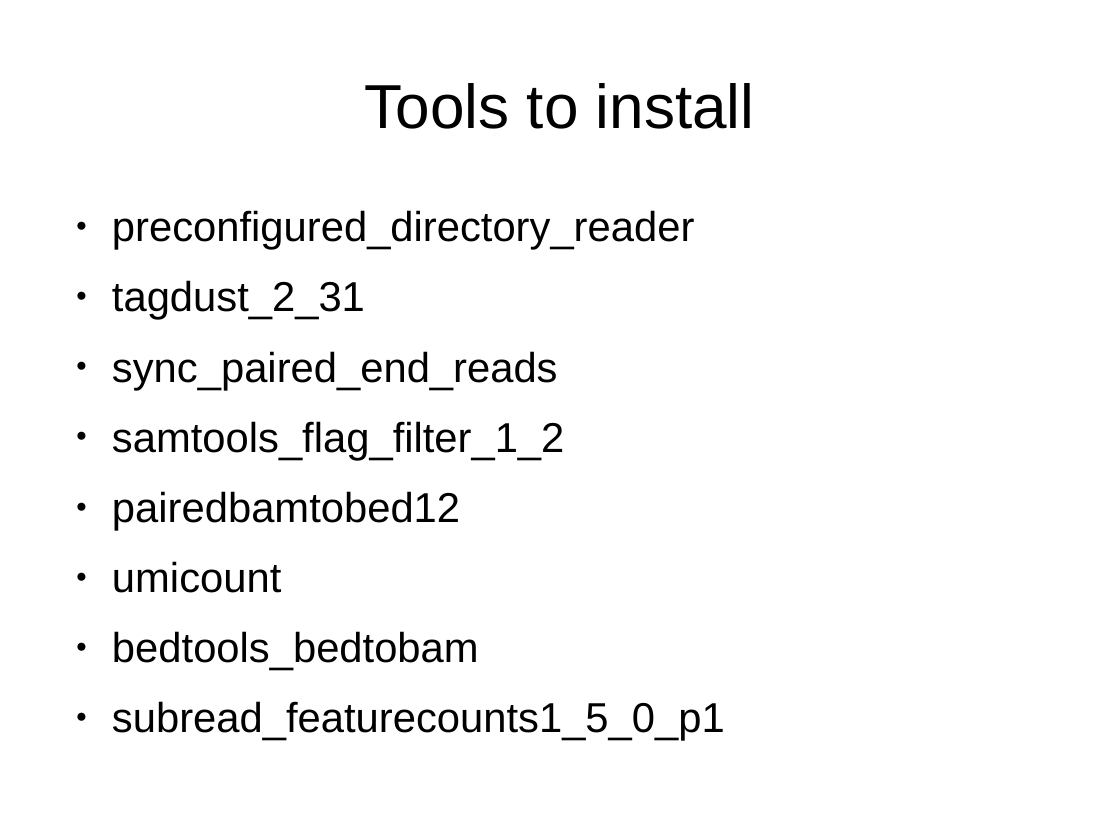
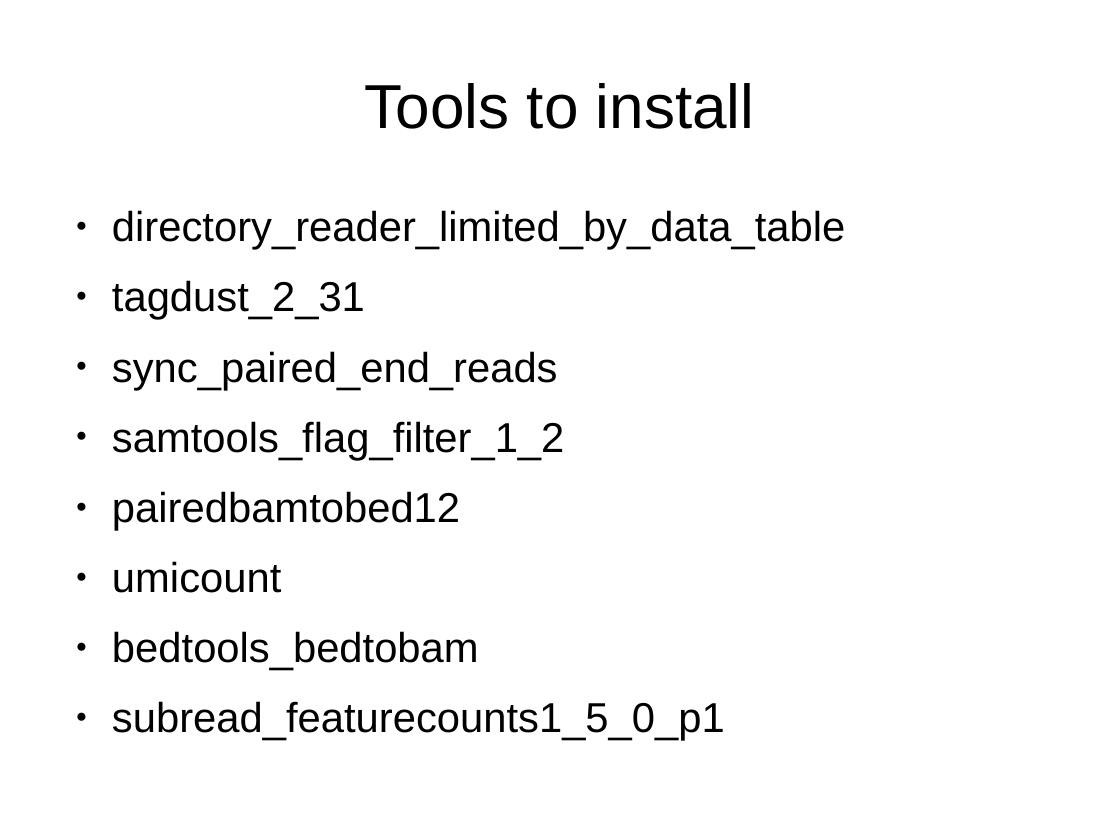
Before and after one commit to Christian-B/galaxy_shedtools, a slide deck: slide 12 of instructions/Install.odp. Drawn at 1120x840 pixels with LibreOffice and Linux fonts; fonts in the diff are those of the drawing. Boxes give left, top, right and bottom in pixels: in the first picture for what was removed or moved away, otherwise in the second. Text is boxed around its words. In the diff, an @@ line names an element or a change of style, - is before the commit and + after.

```diff
--- a/instructions/Install.odp
+++ b/instructions/Install.odp
@@ text at box(112, 210, 845, 250): text changed @@
-● preconfigured_directory_reader
+● directory_reader_limited_by_data_table
```
Also in this commit, not shown: 2 other slides changed.
